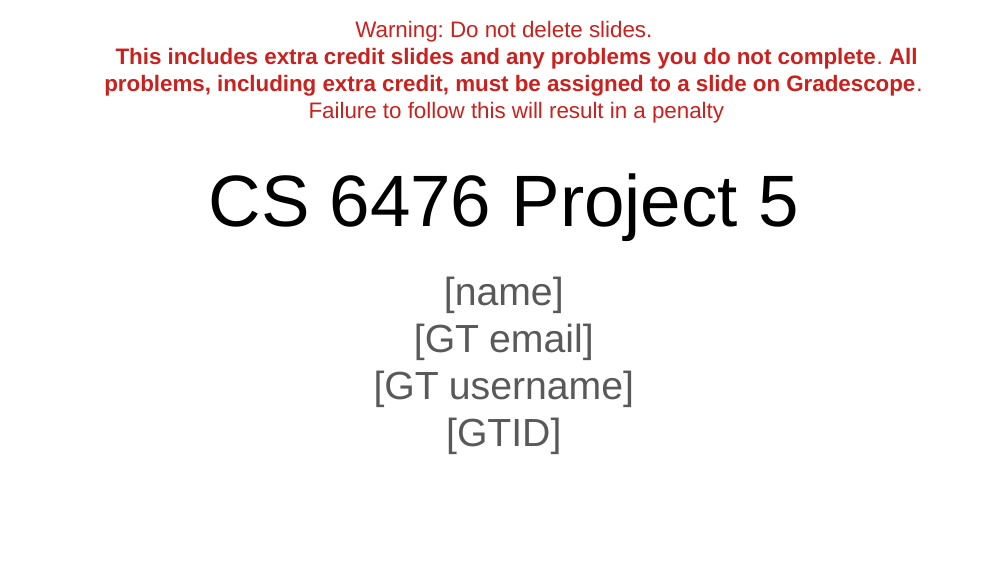
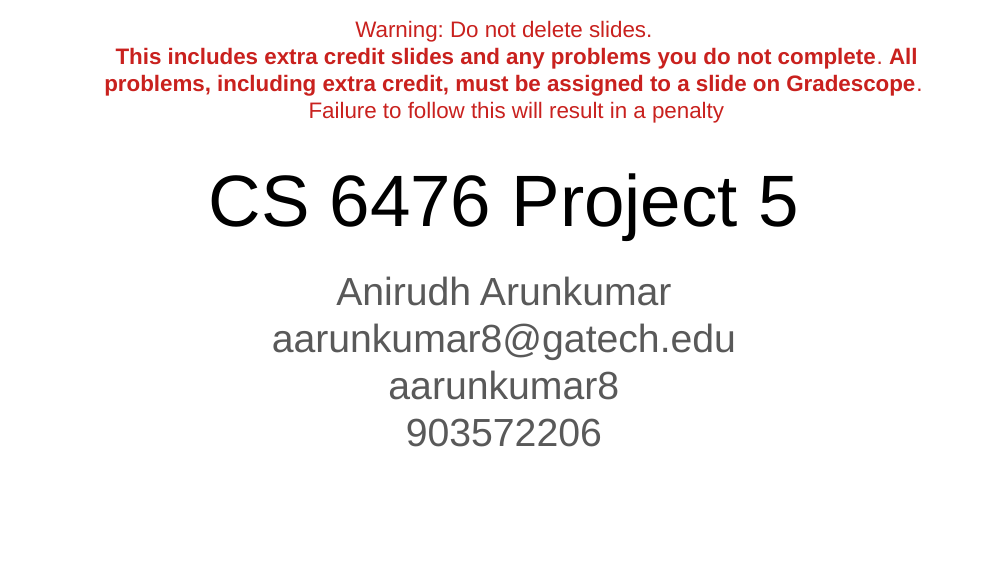
Before and after one commit to anirudh-arunkumar/ComputerVision, a slide deck: slide 1 of project-5-main/docs/proj5_template.pptx. Drawn at 1008x567 pixels with LibreOffice and Linux fonts; fonts in the diff are those of the drawing. Boxes give left, top, right and bottom in pixels: in the first picture for what was removed or moved away, otherwise in the second. Text is boxed around its words. In the diff, an @@ line names an element or a change of style, - is before the commit and + after.

```diff
--- a/project-5-main/docs/proj5_template.pptx
+++ b/project-5-main/docs/proj5_template.pptx
@@ text at [272, 276, 736, 447]: text changed @@
-[name]
-[GT email]
-[GT username]
-[GTID]
+Anirudh Arunkumar
+aarunkumar8@gatech.edu
+aarunkumar8
+903572206
```
Also in this commit, not shown: 8 other slides changed, 4 other files.
